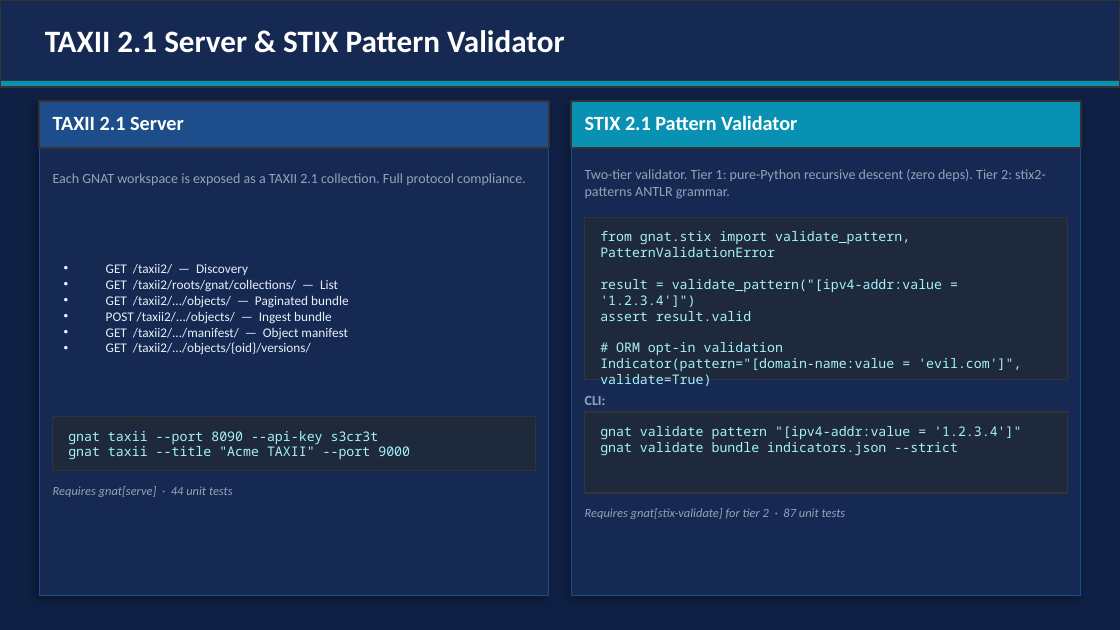
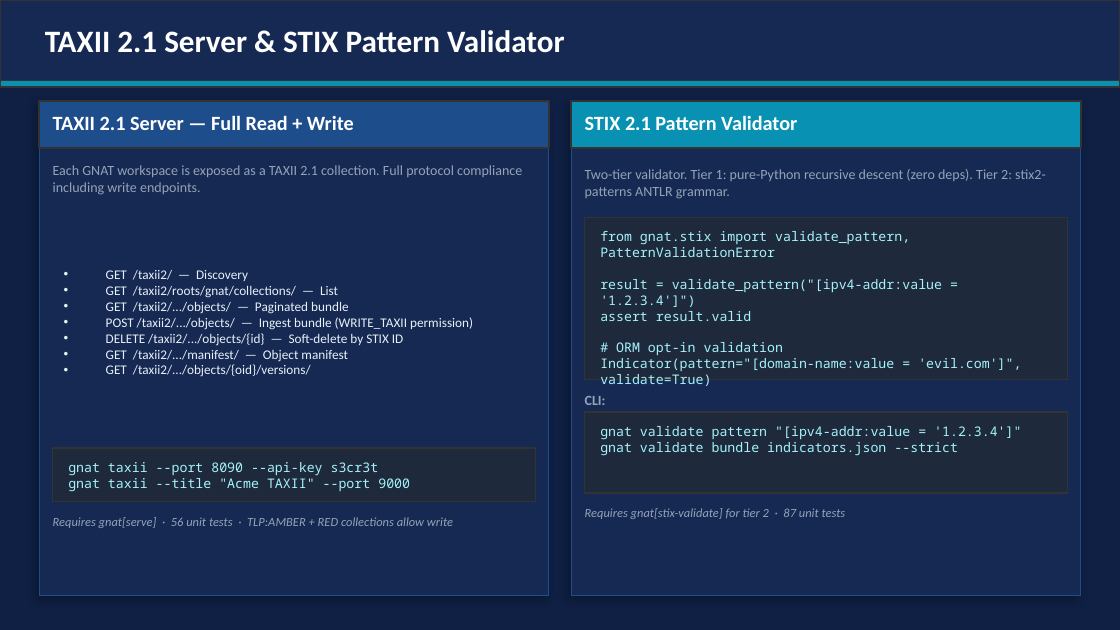
Before and after one commit to wrhalpin/GNAT, a slide deck: slide 15 of GNAT-Presentation.pptx. Drawn at 1120x630 pixels with LibreOffice and Linux fonts; fonts in the diff are those of the drawing. Boxes give left, top, right and bottom in pixels: in the first picture for what was removed or moved away, otherwise in the second. Text is boxed around its words. In the diff, an @@ line names an element or a change of style, - is before the commit and + after.

```diff
--- a/GNAT-Presentation.pptx
+++ b/GNAT-Presentation.pptx
@@ text at [53, 115, 354, 130]: text changed @@
-TAXII 2.1 Server
+TAXII 2.1 Server — Full Read + Write
@@ text at [53, 165, 522, 195]: text changed @@
-Each GNAT workspace is exposed as a TAXII 2.1 collection. Full protocol compliance.
+Each GNAT workspace is exposed as a TAXII 2.1 collection. Full protocol compliance including write endpoints.
@@ text at [106, 317, 473, 346]: text changed @@
-• POST /taxii2/.../objects/ — Ingest bundle
+• POST /taxii2/.../objects/ — Ingest bundle (WRITE_TAXII permission)
+• DELETE /taxii2/.../objects/{id} — Soft-delete by STIX ID
@@ rectangle: place and size @@
-rectangle at [53, 417, 535, 470]
+rectangle at [53, 448, 535, 502]
@@ text "gnat taxii --port 8090 --api-key ...": place and size @@
-text "gnat taxii --port 8090 --api-key ..." at [68, 431, 410, 460]
+text "gnat taxii --port 8090 --api-key ..." at [68, 462, 410, 492]
@@ text at [53, 517, 453, 528]: text changed @@
-Requires gnat[serve] · 44 unit tests
+Requires gnat[serve] · 56 unit tests · TLP:AMBER + RED collections allow write
```
Also in this commit, not shown: 8 other slides changed, 5 slides added, 3 other files.
